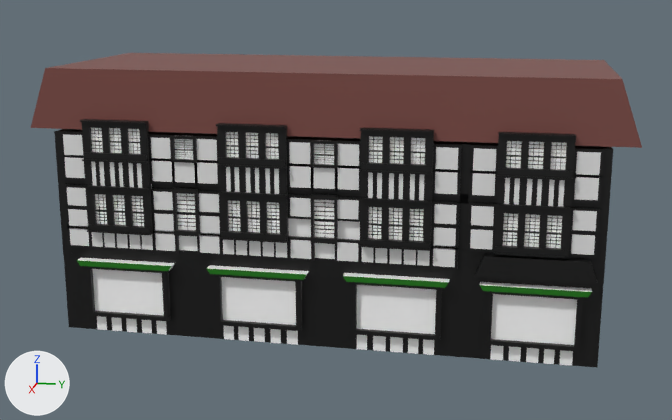
The glTF model src/components/objects/Hjewelers/Hjewelers.gltf: old version first, new version second.
One viewpoint serves both versions: a 50 mm lens placed at (148.2, -113.9, 75.5), pointed at (-52.3, -154.0, 25.4). Arrows for +X, +Y and +Z are at lower left; the lights stay in place. Where no turn or scale is listed for an object, it has been applied to the vertices. Vertices at the same position are counted once.

Before the edit, the objects in view are built like this:
```python
mat_display_001 = principled_material('Display.001')
mat_display_001.base_color = (1.0, 1.0, 1.0)  # white #ffffff
mat_display_001.metallic = 1.0
mat_display_001.roughness = 1.0
mat_glass_007 = principled_material('Glass.007')
mat_glass_007.base_color = (1.0, 1.0, 1.0)  # white #ffffff
mat_glass_007.metallic = 1.0
mat_glass_007.roughness = 1.0
mat_material_028 = principled_material('Material.028')
mat_material_028.base_color = (0.199, 0.0656, 0.0548)  # brown #7b4842
mat_window_glass_002 = principled_material('Window Glass.002')
mat_window_glass_002.base_color = (1.0, 1.0, 1.0)  # white #ffffff
mat_window_glass_002.metallic = 1.0
mat_window_glass_002.roughness = 1.0
me_cube_004 = bpy.data.meshes.new('Cube.004')
me_cube_004.from_pydata(...)  # 8262 vertices, 15118 faces; spans x -38.9..7.1, y -62.4..62.4, z -50.5..7.1
me_cube_004.materials.append(mat_material_028)  # brown #7b4842
me_cube_004.materials.append(mat_black_007)  # black #010101
me_cube_004.materials.append(mat_white_006)  # white #e7e7e7
me_cube_004.materials.append(mat_window_glass_002)  # white #ffffff
me_cube_004.materials.append(mat_white_building_background_002)  # white #e7e7e7
me_cube_004.materials.append(mat_black_008)  # black #000000
me_cube_004.materials.append(mat_glass_007)  # white #ffffff
me_cube_004.materials.append(mat_material_029)  # black #000000
me_cube_004.materials.append(mat_material_030)  # white #ffffff
me_cube_004.materials.append(mat_material_031)  # black #000000
me_cube_004.materials.append(mat_display_001)  # white #ffffff
me_cube_004.materials.append(mat_border_001)  # black #000000
me_cube_004.materials.append(mat_store_banner_001)  # dark green #117300
ob_hjewelers = bpy.data.objects.new('Hjewelers', me_cube_004)
ob_hjewelers.location = (-37.3, -154.0, 50.8)
```
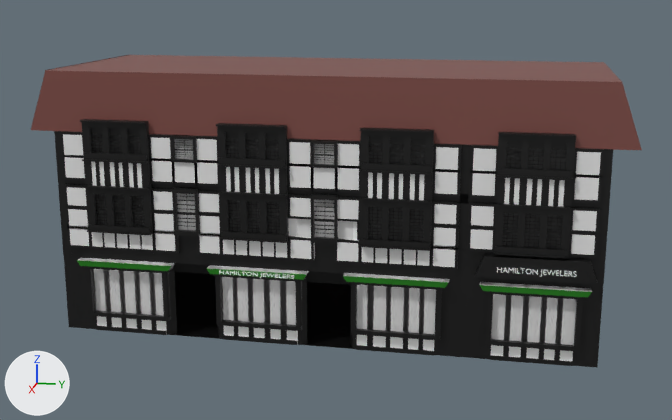
Pixel boxes (x1, y1, x2, y2) of what changed, in the pictures (672 x 420 px):
'Hjewelers', recoloured, surface changed, reshaped: before (31, 53, 642, 367); after (31, 54, 642, 367)
part 1 of me_cube_004, rebuilt: before (31, 53, 642, 148); after (31, 55, 642, 150)
part 2 of me_cube_004, added (black): after (96, 140, 576, 366)
part 3 of me_cube_004, added: after (31, 54, 131, 127)
part 4 of me_cube_004, recoloured (white to black): (91, 128, 567, 150) in both
part 5 of me_cube_004, recoloured: (91, 134, 103, 152) in both
part 6 of me_cube_004, recoloured (white to black): (83, 124, 575, 153) in both
part 7 of me_cube_004, recoloured (white to black): (151, 184, 360, 259) in both
part 8 of me_cube_004, recoloured: (297, 219, 301, 237) in both
part 9 of me_cube_004, recoloured (white to black): (179, 236, 198, 251) in both
part 10 of me_cube_004, recoloured: (92, 269, 577, 345) in both

Patch to the scene script:
```diff
--- a/src/components/objects/Hjewelers/Hjewelers.gltf.py
+++ b/src/components/objects/Hjewelers/Hjewelers.gltf.py
@@ mat_material_028 @@
 mat_material_028 = principled_material('Material.028')
-mat_material_028.base_color = (0.199, 0.0656, 0.0548)  # brown #7b4842
+mat_material_028.base_color = (1.0, 1.0, 1.0)  # white #ffffff
@@ mat_window_glass_002 @@
 mat_window_glass_002 = principled_material('Window Glass.002')
-mat_window_glass_002.base_color = (1.0, 1.0, 1.0)  # white #ffffff
-mat_window_glass_002.metallic = 1.0
-mat_window_glass_002.roughness = 1.0
+mat_window_glass_002.base_color = (0.8, 0.8, 0.8)  # white #e7e7e7
+mat_window_glass_002.transmission_weight = 1.0
+mat_window_glass_002.alpha = 0.35
@@ mat_glass_007 @@
 mat_glass_007.roughness = 1.0
+mat_glass_007.alpha = 0.35
@@ mat_display_001 @@
 mat_display_001.roughness = 1.0
+mat_display_001.alpha = 0.35
@@ mat_roof @@
+mat_roof = principled_material('Roof')
+mat_roof.base_color = (0.199, 0.066, 0.0547)  # brown #7b4942
@@ mat_glassalpha @@
+mat_glassalpha = principled_material('GlassAlpha')
+mat_glassalpha.base_color = (0.8, 0.8, 0.8)  # white #e7e7e7
+mat_glassalpha.alpha = 0.35
+mat_glassalpha.transmission_weight = 1.0
@@ me_cube_004 @@
 # used by ob_hjewelers; location = (-37.3, -154.0, 50.8)
-me_cube_004.from_pydata(...)  # 8262 vertices, 15118 faces; spans x -38.9..7.1, y -62.4..62.4, z -50.5..7.1
+me_cube_004.from_pydata(...)  # 10284 vertices, 18969 faces; spans x -38.9..7.1, y -62.4..62.4, z -50.5..6.7
+# me_cube_004 part 1: the loose piece of 8 vertices spanning x -38.9..4.9, y -62.4..62.4, z -5.6..7.1 is rebuilt with 8 vertices and now spans x -38.9..4.9, y -62.4..62.4, z -6.1..6.6
+# me_cube_004 part 2: 2002 vertices added at x 3.0..7.1, y -50.4..52.4, z -50.5..-6.3
+# me_cube_004 part 3: 4 vertices added at x -38.9..4.9, y -62.4..-58.0, z -6.0..6.7
+# me_cube_004 part 4: 144 faces spanning x 5.6, y -48.3..48.6, z -6.3..-4.9 switch from mat_window_glass_002 (white #ffffff) to mat_black_007 (black #010101)
+# me_cube_004 part 5: 30 faces spanning x 5.6, y -48.3..-45.6, z -10.2..-6.4 switch from mat_window_glass_002 (white #ffffff) to mat_glassalpha (white #e7e7e7)
+# me_cube_004 part 6: 340 faces spanning x 5.6..6.3, y -49.7..50.0, z -7.1..-3.7 switch from mat_black_008 (black #000000) to mat_black_007 (black #010101)
+# me_cube_004 part 7: 70 faces spanning x 4.5, y -57.1..24.5, z -31.0..-6.3 switch from mat_material_030 (white #ffffff) to mat_black_007 (black #010101)
+# me_cube_004 part 8: 1 face spanning x 4.5, y -4.5..-3.6, z -27.9..-6.3 switches from mat_material_030 (white #ffffff) to mat_white_building_background_002 (white #e7e7e7)
+# me_cube_004 part 9: 9 faces spanning x 4.5, y -36.2..-21.9, z -31.0..-6.3 switch from mat_material_030 (white #ffffff) to mat_black_008 (black #000000)
+# me_cube_004 part 10: 8 faces spanning x 4.9, y -50.3..52.4, z -45.9..-35.8 switch from mat_display_001 (white #ffffff) to mat_glassalpha (white #e7e7e7)
 me_cube_004.materials.append(mat_material_028)
@@ me_cube_004 @@
 me_cube_004.materials.append(mat_store_banner_001)
+me_cube_004.materials.append(mat_roof)  # brown #7b4942
```
